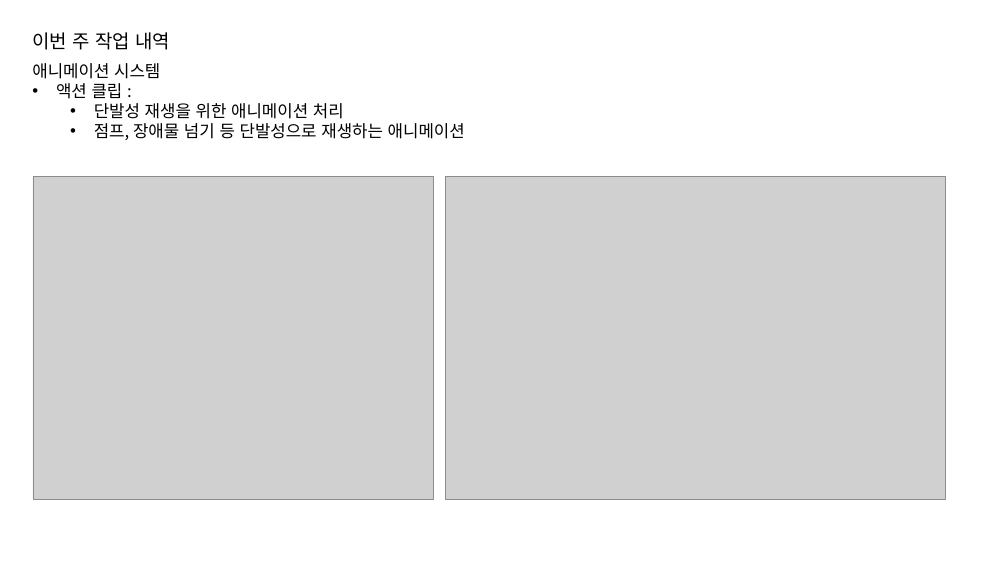
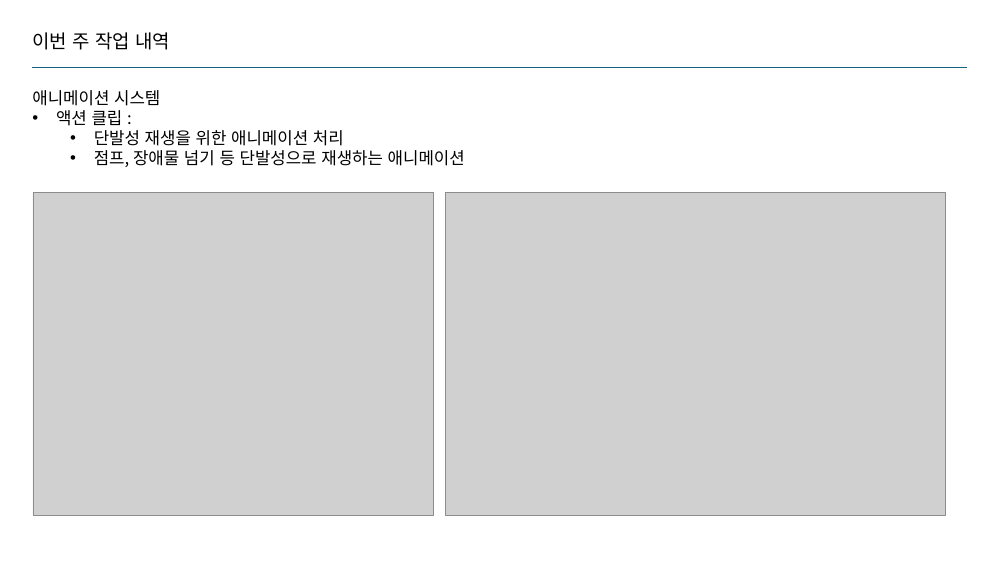
Before and after one commit to jhk0701/PA26-Character-Animation-Parkour, a slide deck: slide 3 of PPT/week2.pptx. Drawn at 1008x567 pixels with LibreOffice and Linux fonts; fonts in the diff are those of the drawing; grey boxes stand for pictures. Boxes give left, top, right and bottom in pixels: in the first picture for what was removed or moved away, otherwise in the second. Text is boxed around its words. In the diff, an @@ line names an element or a change of style, - is before the commit and + after.

```diff
--- a/PPT/week2.pptx
+++ b/PPT/week2.pptx
@@ text "애니메이션 시스템": place and size @@
-text "애니메이션 시스템" at <box>32,63,465,140</box>
+text "애니메이션 시스템" at <box>32,90,465,167</box>
@@ line added from (32, 68) to (967, 68), #156082 1.5 pt @@
@@ picture: place and size @@
-picture at <box>33,176,433,499</box>
+picture at <box>33,192,433,515</box>
@@ picture: place and size @@
-picture at <box>445,176,945,499</box>
+picture at <box>445,192,945,515</box>
```
Also in this commit, not shown: 4 other slides changed, 1 other file.
